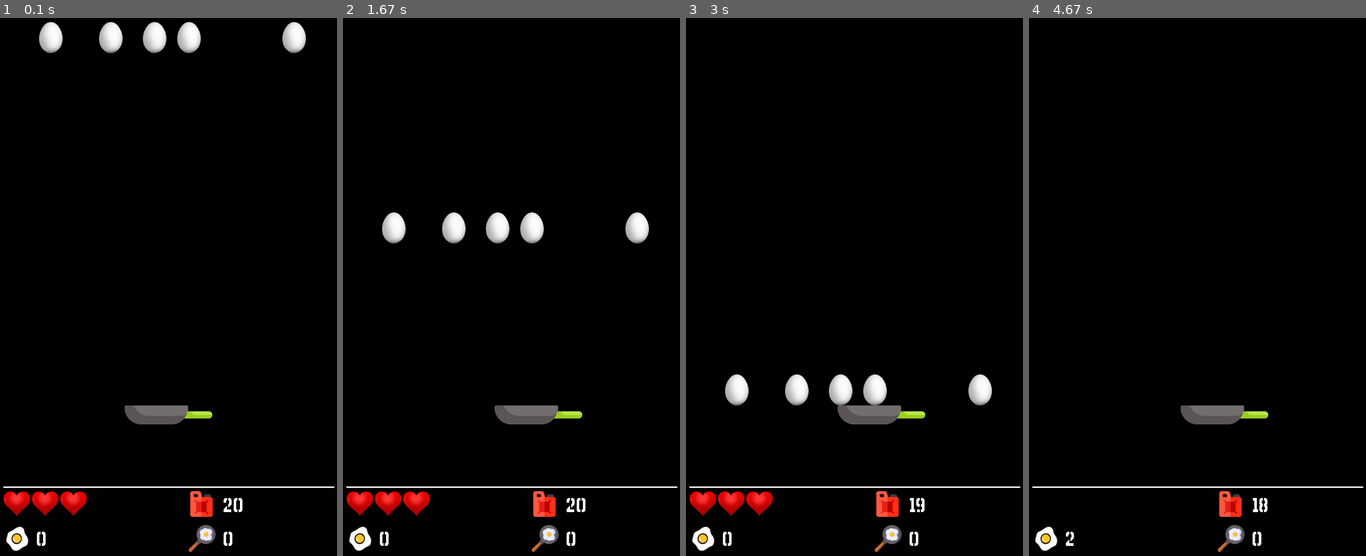
Above: before the commit, frames 1-4 (left to right).
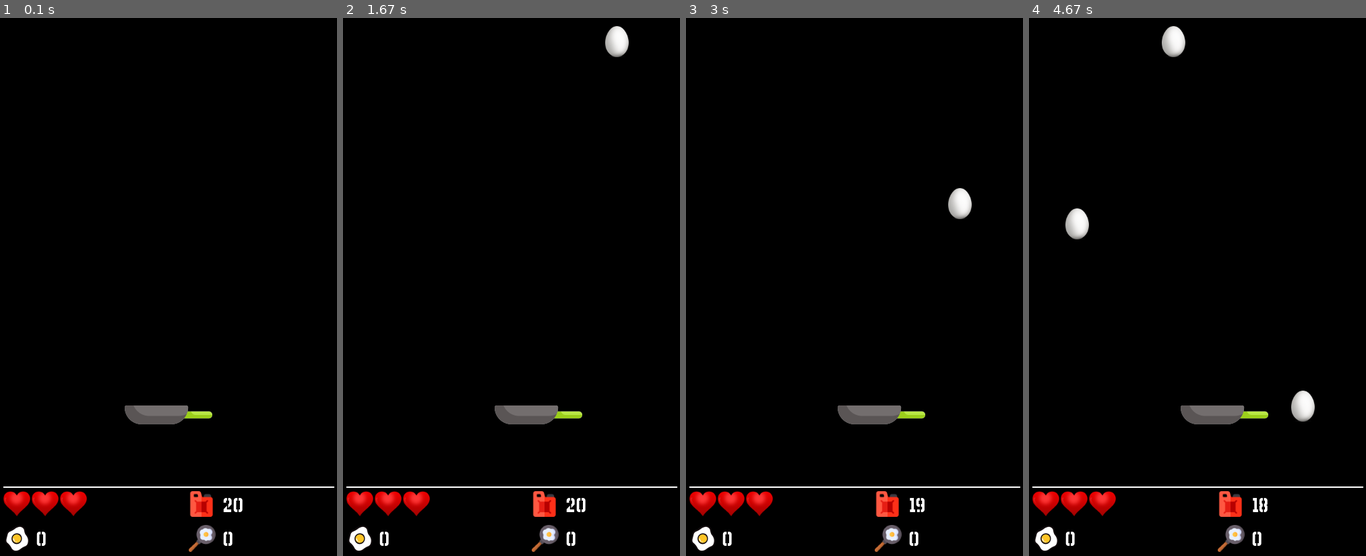
Above: after the commit, the same moments.

Repository: SOURobot/PyGame
Game: pygame game, started from egg_fall.py
Two runs of this game, one before a commit and one after it. Both use one fixed random seed, a clock stepped at 60 frames per second and the inputs below.
Inputs:
- Up to frame 1 (0.1 s): no input
- Up to frame 2 (1.67 s): hold D 0.33-0.8 s; hold D 0.83-1.3 s; hold A from 1.33 s (still down)
- Up to frame 3 (3 s): release A at 1.87 s; hold S 1.9-2.2 s; hold A 2.23-2.63 s; hold D from 2.67 s (still down)
- Up to frame 4 (4.67 s): release D at 3.3 s; hold S 3.33-3.7 s; hold A 3.73-4.2 s; hold D from 4.23 s (still down)

The runs differ from the first frame. In frame 1, 1.6% of the frame differs, in the area x 11-91%, y 0-7%; in frame 2, 1.9%, in the area x 11-91%, y 1-42%; in frame 3, 1.9%; in frame 4, 1.8%.

Commit message:
BETA-VERSION FOR BOGDAN`s HAPPINESS

Diff:
--- a/egg_fall.py
+++ b/egg_fall.py
@@ -14,6 +14,7 @@
 
 level = 1
 speed = 6
+curr_diff = 0
 
 score = 0
 pan_score = 0
@@ -37,8 +38,12 @@
     return image
 
 
-def draw_text(x, coords):
-    text = font.render(str(x), True, (255, 255, 255))
+def draw_text(x, coords, red=False):
+    if red:
+        color = (255, 0, 0)
+    else:
+        color = (255, 255, 255)
+    text = font.render(str(x), True, color)
     screen.blit(text, coords)
 
 
@@ -49,7 +54,7 @@
         super().__init__(*group)
         self.image = Egg.image
         self.rect = self.image.get_rect()
-        self.rect.x = random.randrange(width)
+        self.rect.x = random.randrange(width-35)
         self.rect.y = 0
 
     def update(self, *args):
@@ -79,9 +84,10 @@
     def burn(self):
         global score, pan_score, left_fuel
         fire()
-        left_fuel -= 1
-        score += pan_score
-        pan_score = 0
+        left_fuel = max(0, left_fuel - 1)
+        if left_fuel != 0:
+            score += pan_score
+            pan_score = 0
 
     def update(self, *args):
         if args:
@@ -102,7 +108,10 @@
 def draw_info():
     draw_text(score, [53, height - 50])
     draw_text(pan_score, [330, height - 50])
-    draw_text(left_fuel, [330, 710])
+    flag = False
+    if left_fuel <= 5:
+        flag = True
+    draw_text(left_fuel, [330, 710], flag)
     # text = font.render(str(score), True, (255, 255, 255))
     # screen.blit(text, [53, height - 57])
     # text = font.render(str(pan_score), True, (255, 255, 255))
@@ -118,30 +127,44 @@
     pygame.draw.line(screen, pygame.Color("white"), (5, 700), (width - 5, 700), 2)
 
 
+def egg_fall(passed_time, l_t):
+    if passed_time >= 1500:
+        e = Egg()
+        all_sprites.add(e)
+        eggs.add(e)
+        l_t += passed_time
+    if curr_diff >= 10:
+        global speed
+        speed *= 1.5
+    return l_t
+
+
 all_sprites = pygame.sprite.Group()
 eggs = pygame.sprite.Group()
 pan = Pan()
 all_sprites.add(pan)
 
-for i in range(5):
-    e = Egg()
-    all_sprites.add(e)
-    eggs.add(e)
+# for i in range(5):
+#     e = Egg()
+#     all_sprites.add(e)
+#     eggs.add(e)
 
 
 # main_theme()
+last_tick = 0
 running = True
 while running:
     clock.tick(30)
     all_sprites.update()
     for event in pygame.event.get():
-        if event.type == pygame.QUIT:
+        if event.type == pygame.QUIT or health == 0 or pan_score > 4:
             running = False
         if event.type == pygame.KEYDOWN:
             pan.update(event)
 
     screen.fill(pygame.Color("black"))
     draw_info()
+    last_tick = egg_fall(pygame.time.get_ticks() - last_tick, last_tick)
     all_sprites.draw(screen)
     pygame.display.flip()
 
